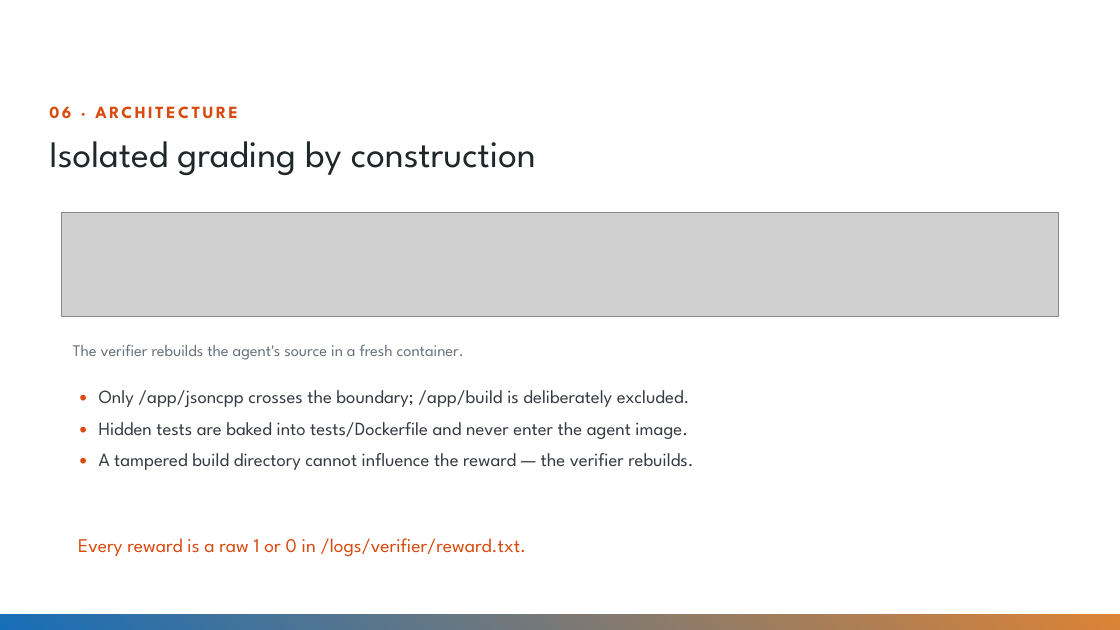
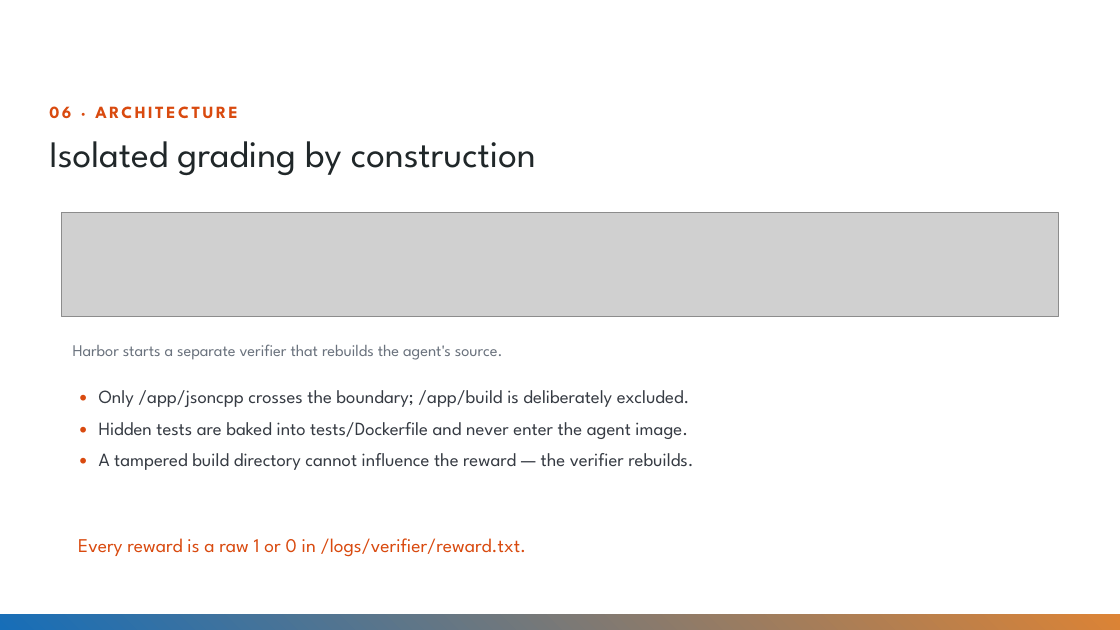
Before and after one commit to Divyanshu-kumar14/jsoncpp-harbor-factory, a slide deck: slide 7 of submission/Innodata_IDEA_SUBMISSION_jsoncpp.pptx. Drawn at 1120x630 pixels with LibreOffice and Linux fonts; fonts in the diff are those of the drawing; grey boxes stand for pictures; background and template pictures are left out. Boxes give left, top, right and bottom in pixels: in the first picture for what was removed or moved away, otherwise in the second. Text is boxed around its words. In the diff, an @@ line names an element or a change of style, - is before the commit and + after.

```diff
--- a/submission/Innodata_IDEA_SUBMISSION_jsoncpp.pptx
+++ b/submission/Innodata_IDEA_SUBMISSION_jsoncpp.pptx
@@ text at (73, 344, 503, 360): text changed @@
-The verifier rebuilds the agent's source in a fresh container.
+Harbor starts a separate verifier that rebuilds the agent's source.
```
Also in this commit, not shown: 1 other slide changed, 9 other files.
